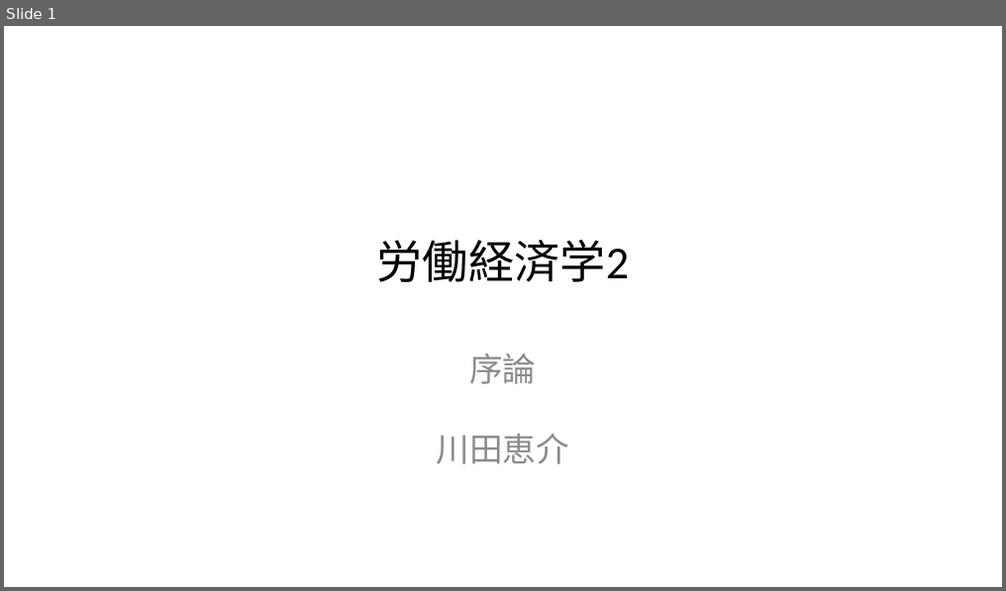
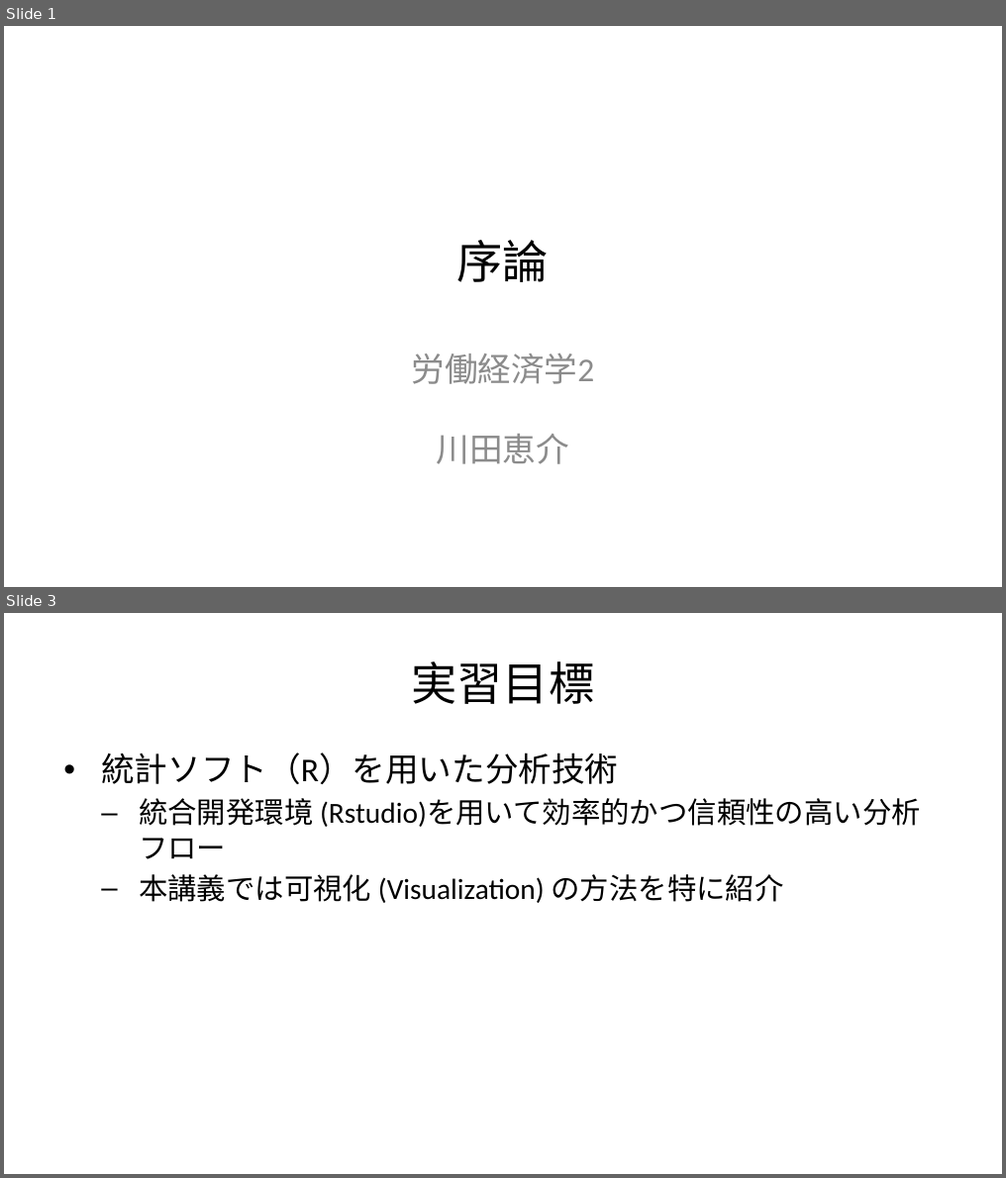
Before and after one commit to tetokawata/JapanLaborMarket, a slide deck: Slide01.pptx. Shown one above the other, each under a label of ours: slide 1 before the commit, slides 1 and 3 after it; the slides between them are not shown. The pictures are 1006x591 and 1006x1178 pixels, drawn with LibreOffice and Linux fonts; fonts in the diff are those of the drawing. Boxes give left, top, right and bottom in pixels: in the first picture for what was removed or moved away, otherwise in the second. Text is boxed around its words. In the diff, an @@ line names an element or a change of style, - is before the commit and + after.

```diff
--- a/Slide01.pptx
+++ b/Slide01.pptx
@@ slide 3 added at [4, 613, 1002, 1174], background #FFFFFF @@
@@ title added at [412, 662, 595, 704], 33 pt, text #000000 @@
+実習目標
@@ text added at [101, 753, 921, 903], 21 pt, text #000000 @@
+• 統計ソフト（R）を用いた分析技術
+  – 統合開発環境 (Rstudio)を用いて効率的かつ信頼性の高い分析フロー
+  – 本講義では可視化 (Visualization) の方法を特に紹介
@@ slide 1 changed as well @@
@@ title at [457, 240, 548, 282]: text changed @@
-労働経済学2
+序論
@@ subtitle at [411, 354, 594, 465]: text changed @@
-序論
-川田恵介
+労働経済学2
+川田恵介
```
Also in this commit, not shown: 34 other slides added, 2 other files.
